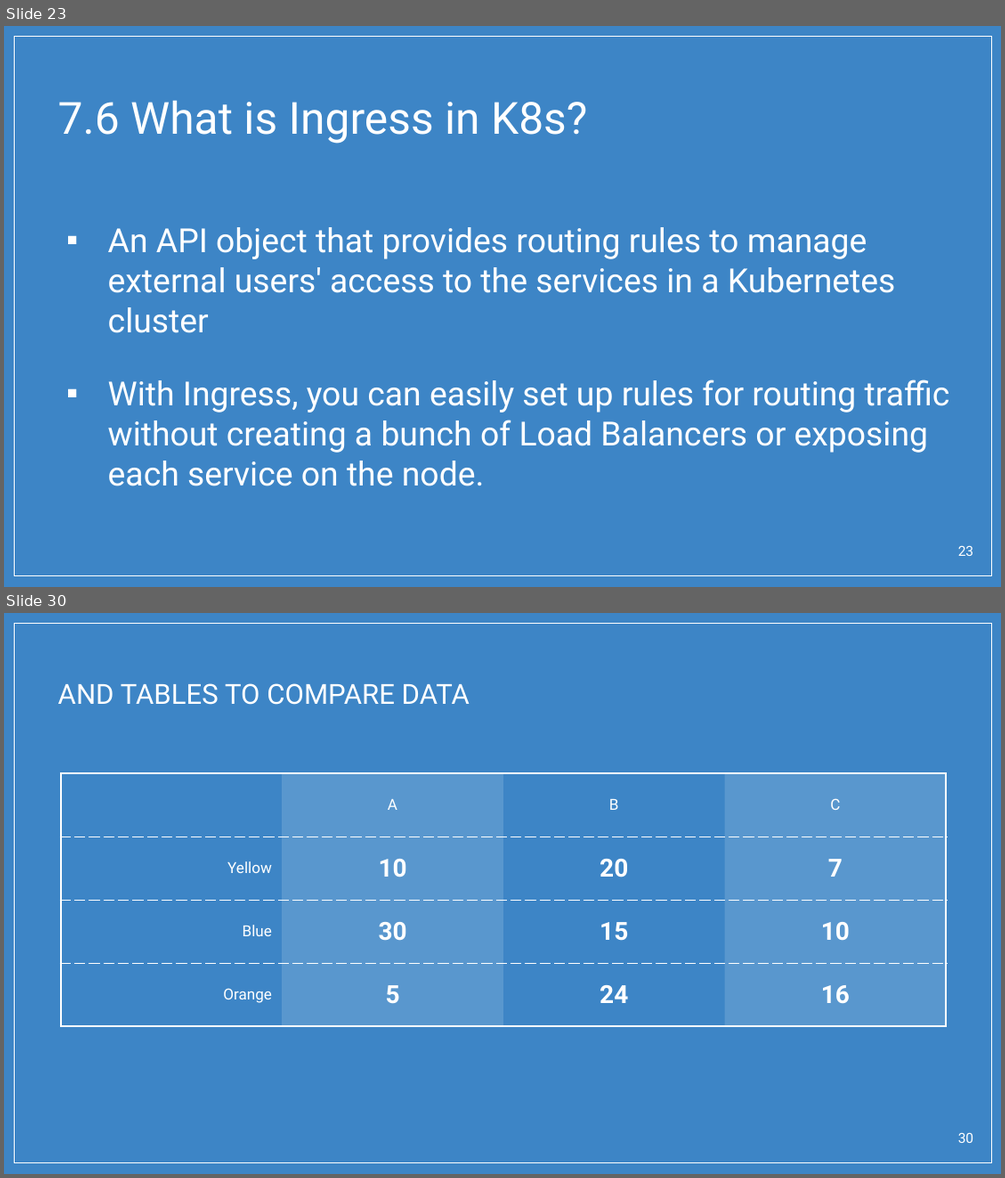
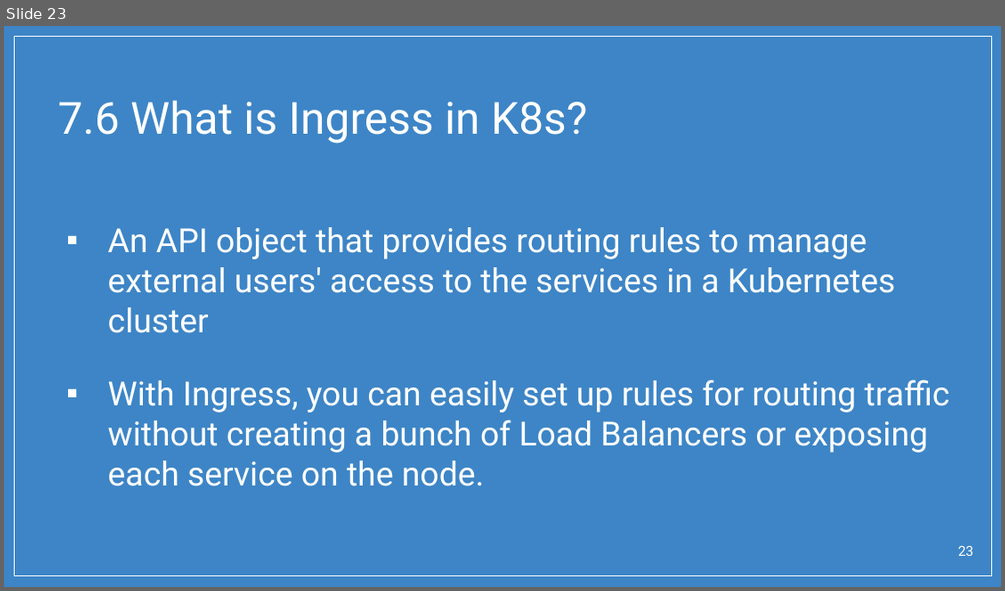
Before and after one commit to BrianChen0527/postgreSQL, a slide deck: ASUS_Docker_bootcamp/Docker Quiz.pptx. Shown one above the other, each under a label of ours: slides 23 and 30 before the commit, slide 23 after it; the slides between them are not shown. The pictures are 1005x1178 and 1005x591 pixels, drawn with LibreOffice and Linux fonts; fonts in the diff are those of the drawing; background and template pictures are left out. Boxes give left, top, right and bottom in pixels: in the first picture for what was removed or moved away, otherwise in the second. Text is boxed around its words. In the diff, an @@ line names an element or a change of style, - is before the commit and + after.

```diff
--- a/ASUS_Docker_bootcamp/Docker Quiz.pptx
+++ b/ASUS_Docker_bootcamp/Docker Quiz.pptx
@@ slide 30 removed at <box>4,613,1001,1174</box>, background picture (left out); not listed: 1 template element that a slide beside it also shows @@
@@ title removed at <box>58,683,469,705</box> @@
-AND TABLES TO COMPARE DATA
@@ table removed at <box>61,773,946,1027</box>, 4 rows, 4 columns @@
- | A | B | C
-Yellow | 10 | 20 | 7
-Blue | 30 | 15 | 10
-Orange | 5 | 24 | 16
@@ page number removed at <box>958,1133,973,1143</box> @@
-30
```
Also in this commit, not shown: 7 slides added, 32 other slides removed, 1 other file.
